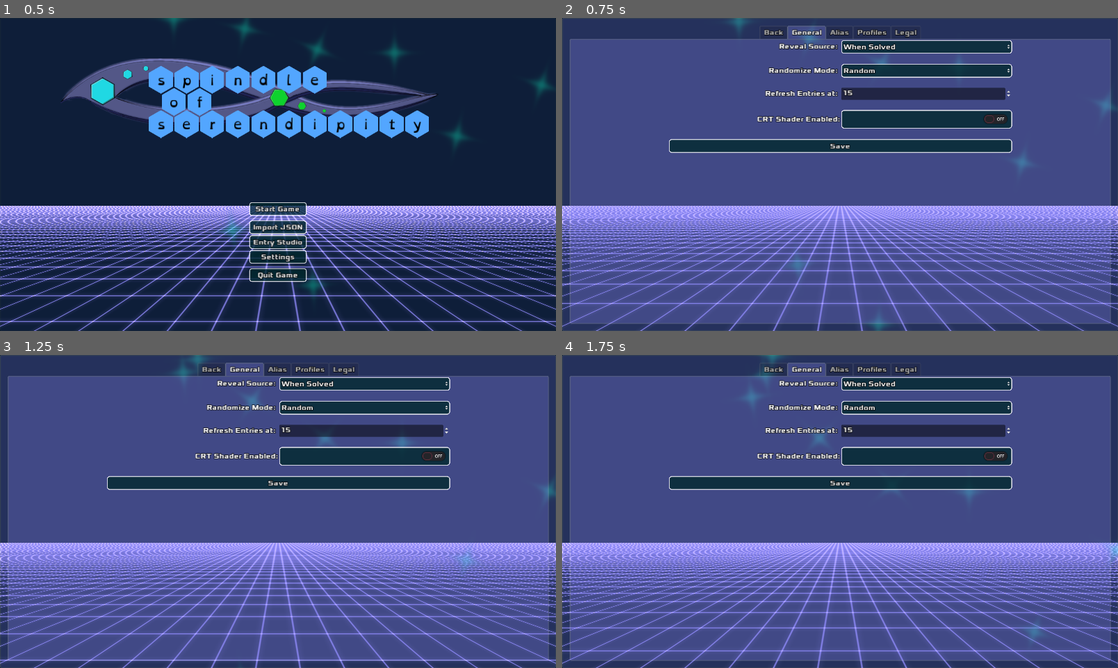
Above: before the commit, frames 1-4 (two rows, left to right).
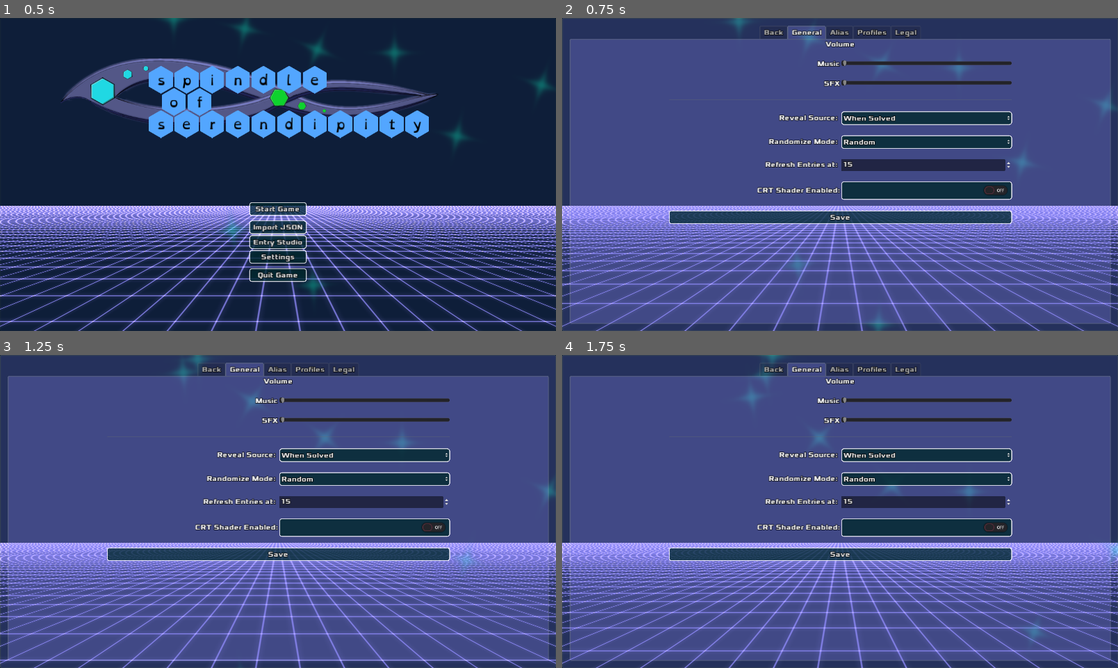
Above: after the commit, the same moments.

Repository: zacryol/spindle-of-serendipity
Game: Godot game, scene res://game/menus/MainMenu.tscn
Two runs of this game, one before a commit and one after it. Both use one fixed random seed, a clock stepped at 60 frames per second and the inputs below.
Inputs:
- Up to frame 1 (0.5 s): no input
- Up to frame 2 (0.75 s): click "Settings" at 0.5 s
- Up to frame 3 (1.25 s): no input
- Up to frame 4 (1.75 s): tap Enter at 1.25 s; tap Backspace at 1.35 s

Frame 1 is identical in both runs. In frame 2, 15% of the frame differs, in the area x 19-81%, y 7-66%; in frame 3, 15%; in frame 4, 15%.

Commit message:
added volume sliders to settings

Diff:
--- a/godot/game/menus/settings/Settings.tscn
+++ b/godot/game/menus/settings/Settings.tscn
@@ -73,6 +73,48 @@
 size_flags_horizontal = 3
 custom_constants/separation = 25
 
+[node name="Label" type="Label" parent="PanelContainer/MarginContainer/TabContainer/General/Scroll/List"]
+margin_right = 40.0
+margin_bottom = 21.0
+text = "Volume"
+align = 1
+
+[node name="MusicVolume" type="HBoxContainer" parent="PanelContainer/MarginContainer/TabContainer/General/Scroll/List"]
+margin_right = 40.0
+margin_bottom = 40.0
+
+[node name="Label" type="Label" parent="PanelContainer/MarginContainer/TabContainer/General/Scroll/List/MusicVolume"]
+margin_right = 40.0
+margin_bottom = 21.0
+size_flags_horizontal = 3
+text = "Music"
+align = 2
+
+[node name="HSlider" type="HSlider" parent="PanelContainer/MarginContainer/TabContainer/General/Scroll/List/MusicVolume"]
+margin_right = 16.0
+margin_bottom = 16.0
+size_flags_horizontal = 3
+
+[node name="SFXVolume" type="HBoxContainer" parent="PanelContainer/MarginContainer/TabContainer/General/Scroll/List"]
+margin_right = 40.0
+margin_bottom = 40.0
+
+[node name="Label" type="Label" parent="PanelContainer/MarginContainer/TabContainer/General/Scroll/List/SFXVolume"]
+margin_right = 40.0
+margin_bottom = 21.0
+size_flags_horizontal = 3
+text = "SFX"
+align = 2
+
+[node name="HSlider" type="HSlider" parent="PanelContainer/MarginContainer/TabContainer/General/Scroll/List/SFXVolume"]
+margin_right = 16.0
+margin_bottom = 16.0
+size_flags_horizontal = 3
+
+[node name="HSeparator" type="HSeparator" parent="PanelContainer/MarginContainer/TabContainer/General/Scroll/List"]
+margin_right = 40.0
+margin_bottom = 4.0
+
 [node name="RevealSource" type="HBoxContainer" parent="PanelContainer/MarginContainer/TabContainer/General/Scroll/List"]
 margin_right = 790.0
 margin_bottom = 31.0
@@ -297,7 +339,7 @@
 [node name="VBoxContainer" type="VBoxContainer" parent="PanelContainer/MarginContainer/TabContainer/Legal"]
 margin_left = 370.0
 margin_right = 870.0
-margin_bottom = 1539.0
+margin_bottom = 2517.0
 rect_min_size = Vector2( 500, 0 )
 size_flags_horizontal = 6
 alignment = 1
